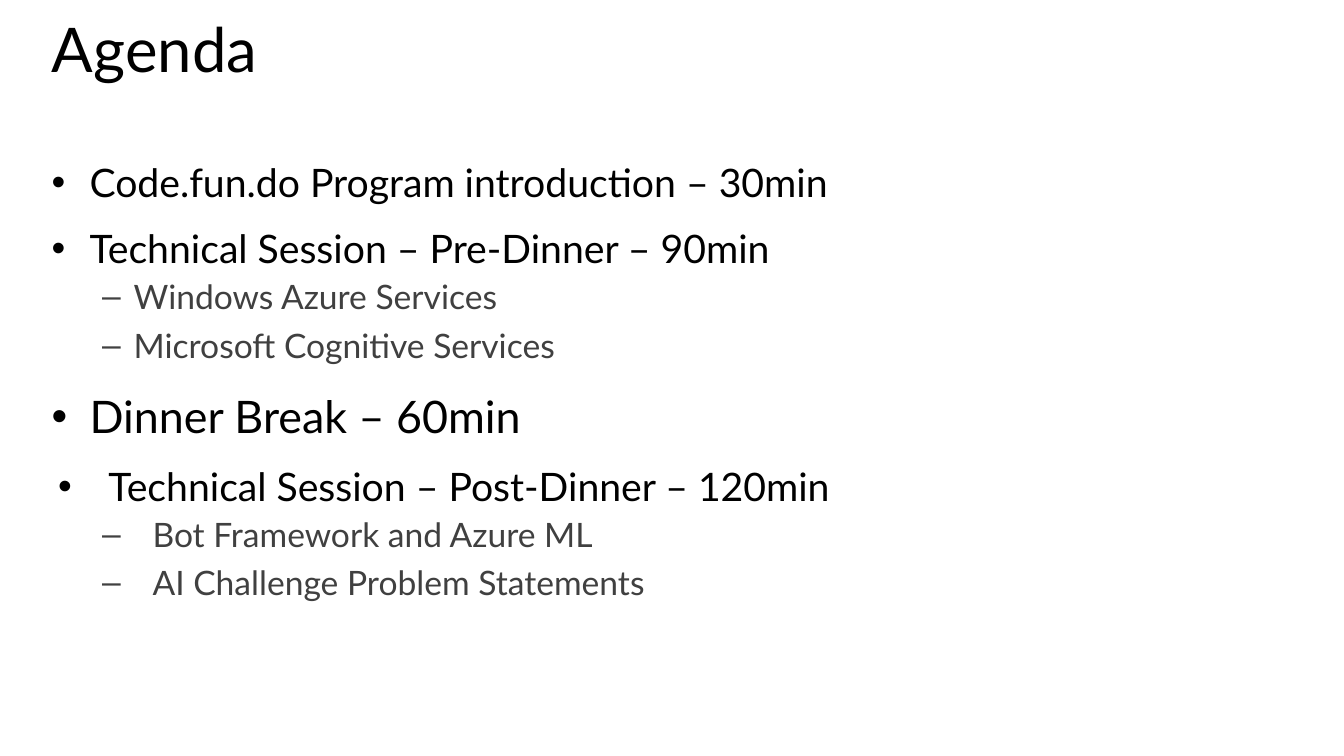
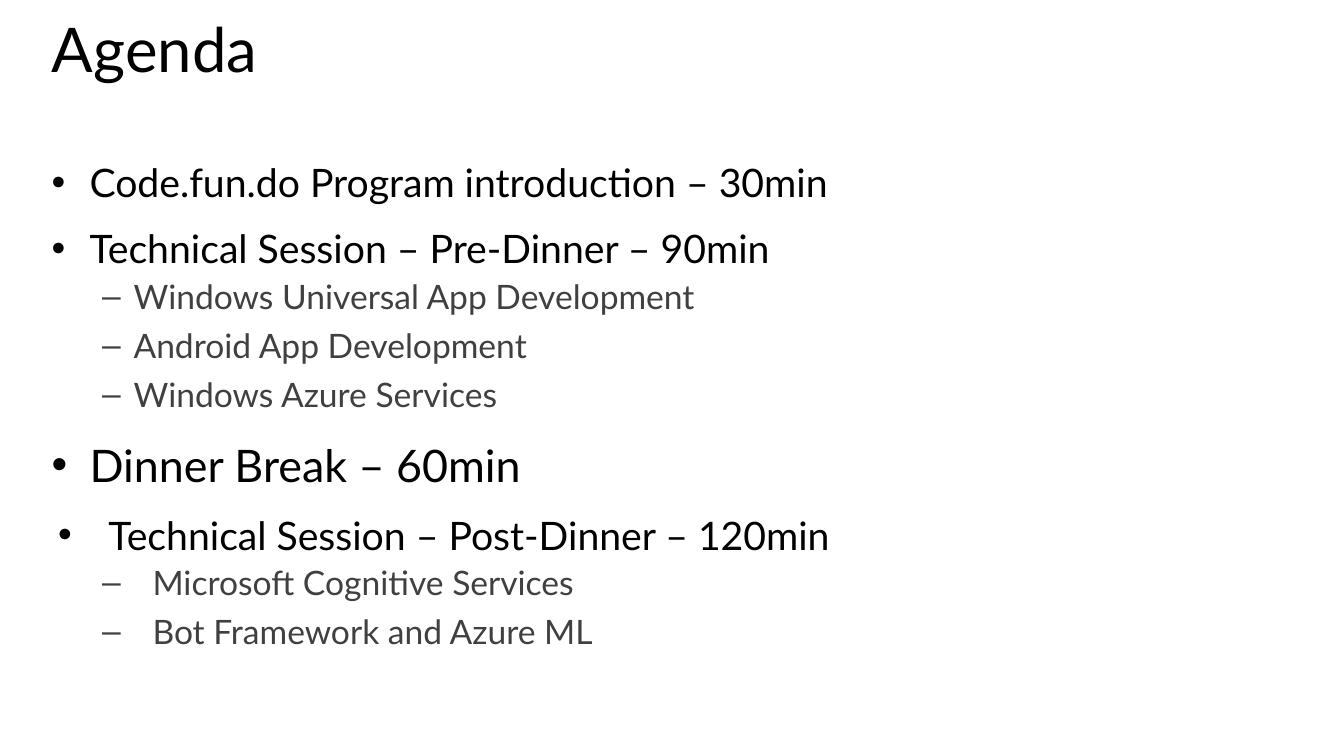
Before and after one commit to lunayach/Bootcamp, a slide deck: slide 2 of Slides/Codefundo - Introduction.pptx. Drawn at 1344x756 pixels with LibreOffice and Linux fonts; fonts in the diff are those of the drawing. Boxes give left, top, right and bottom in pixels: in the first picture for what was removed or moved away, otherwise in the second. Text is boxed around its words. In the diff, an @@ line names an element or a change of style, - is before the commit and + after.

```diff
--- a/Slides/Codefundo - Introduction.pptx
+++ b/Slides/Codefundo - Introduction.pptx
@@ text at (134,284,694,364): paragraphs added @@
+  – Windows Universal App Development
+  – Android App Development
@@ text at (134,333,555,364): paragraph removed @@
-  – Microsoft Cognitive Services
@@ text at (153,570,574,601): paragraph added @@
+  – Microsoft Cognitive Services
@@ text at (153,570,644,601): paragraph removed @@
-  – AI Challenge Problem Statements
```
Also in this commit, not shown: 3 other slides changed, 1 slide added.
